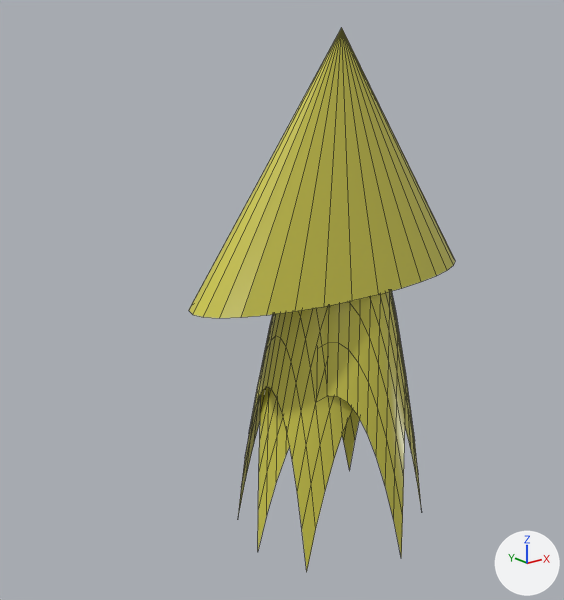
An edit to the OBJ model Resources/yellowSquid/yellowSquid.obj, drawn before and after from the same camera.
Both versions are drawn from a 50 mm lens placed at (-4.46, -4.76, 2.16), pointed at (-0.44, 0.26, 0.15). Lighting does not change. The marker at lower right points along +X, +Y and +Z. Mesh edges are drawn as thin lines. Where no turn or scale is listed for an object, it has been applied to the vertices.

Names of what the first picture shows: 'NURBSサーフェス', 'NURBSサーフェス.001', '円錐'.
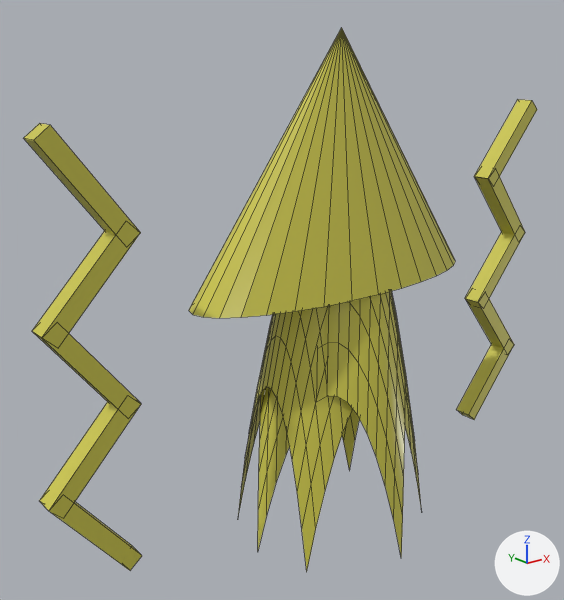
Boxes [x1, y1, x2, y2] around the edits, measured in the pictures (564 x 600 px):
'立方体.002', added (yellow): after [24, 123, 142, 570]
'立方体.001', added (yellow): after [456, 100, 537, 420]

The edits, one by one:
Material 'マテリアル.001' (mat_マテリアル_001) is new.
Its texture is img_yellowsquid_png.
Material 'マテリアル' (mat_マテリアル) is new.
Its texture is img_yellowsquid_png.
Mesh me_立方体_002 is new.
It has 40 vertices, 30 faces and spans x -2.77..-1.95, y -0.08..0.08, z -1.58..1.75.
It uses material mat_マテリアル_001 (picture img_yellowsquid_png).
Mesh me_立方体_001 is new.
It has 40 vertices, 30 faces and spans x 1.82..2.56, y -0.09..0.09, z -1.58..1.73.
It uses material mat_マテリアル (picture img_yellowsquid_png).
Object '立方体.002' (ob_立方体_002) is new; it shows me_立方体_002.
Its location is (0.0, 0.0, 0.0).
Object '立方体.001' (ob_立方体_001) is new; it shows me_立方体_001.
Its location is (0.0, 0.0, 0.0).
